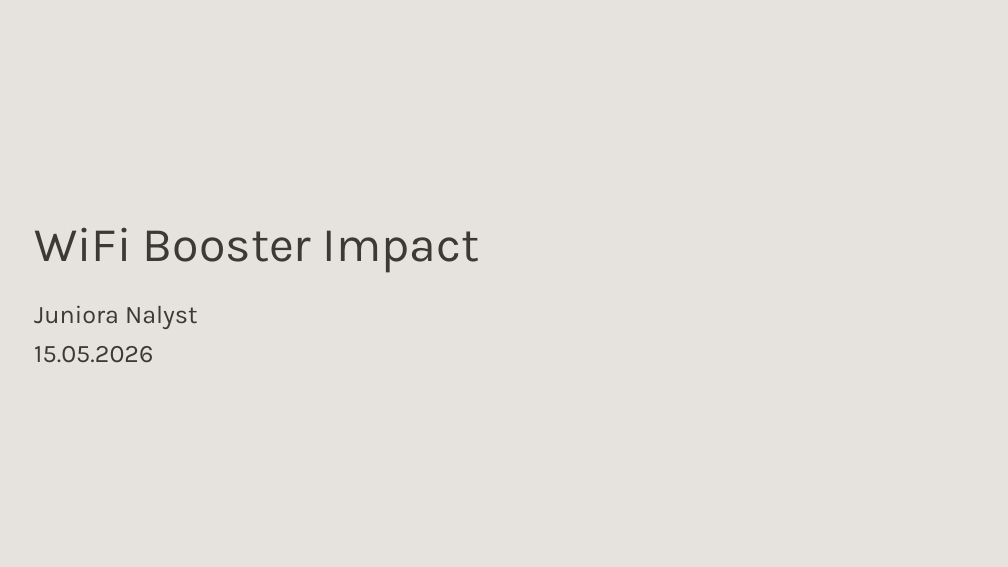
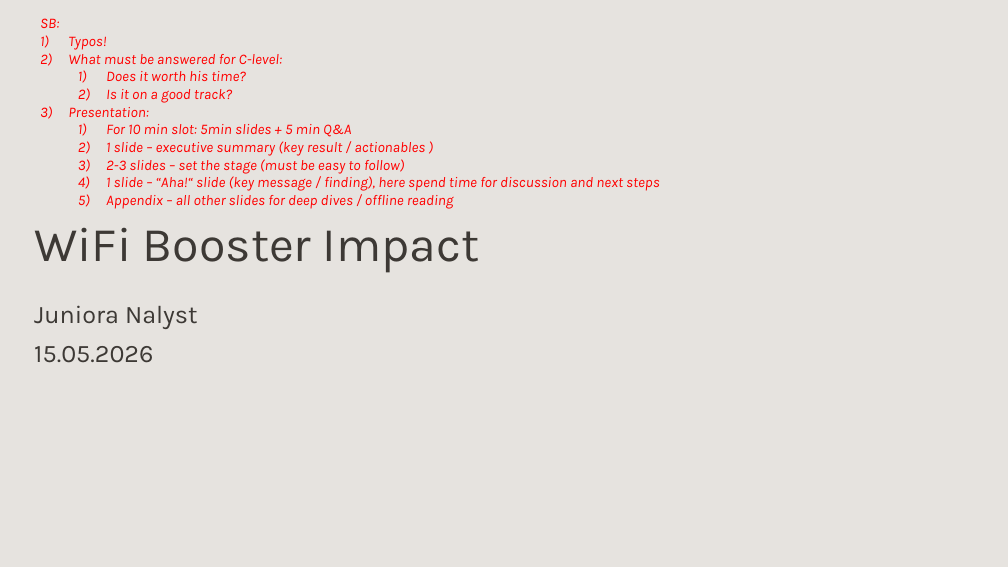
Before and after one commit to babenyshevs/sunrise, a slide deck: slide 1 of case_study/WiFi Booster Impact.pptx. Drawn at 1008x567 pixels with LibreOffice and Linux fonts; fonts in the diff are those of the drawing; background and template pictures are left out. Boxes give left, top, right and bottom in pixels: in the first picture for what was removed or moved away, otherwise in the second. Text is boxed around its words. In the diff, an @@ line names an element or a change of style, - is before the commit and + after.

```diff
--- a/case_study/WiFi Booster Impact.pptx
+++ b/case_study/WiFi Booster Impact.pptx
@@ text added at (x1=40, y1=18, x2=660, y2=209), 14 pt, text #FF0000, italic @@
+SB:
+1) Typos!
+2) What must be answered for C-level:
+  1) Does it worth his time?
+  2) Is it on a good track?
+3) Presentation:
+  1) For 10 min slot: 5min slides + 5 min Q&A
+  2) 1 slide – executive summary (key result / actionables )
+  3) 2-3 slides – set the stage (must be easy to follow)
+  4) 1 slide – “Aha!“ slide (key message / finding), here spend time for discussion and next steps
+  5) Appendix – all other slides for deep dives / offline reading
```
Also in this commit, not shown: 4 other slides changed, 6 other files.
